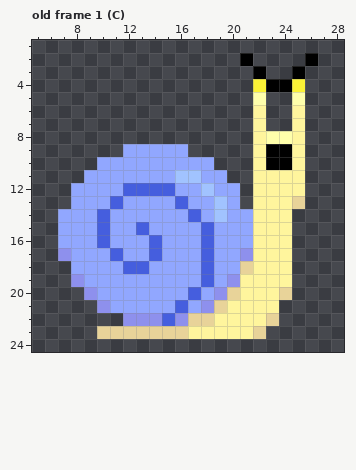
Pixel-art file -- Assets/Art/Enemy/Snail/Special/Snail_Special_Right.aseprite. The picture above was drawn from the file before the commit.
32x32 pixels, 7 frames. Shown: old frame 1 (C): x 5..28, y 1..24. The commit also changed other frames, which this record leaves out.
Once edited:
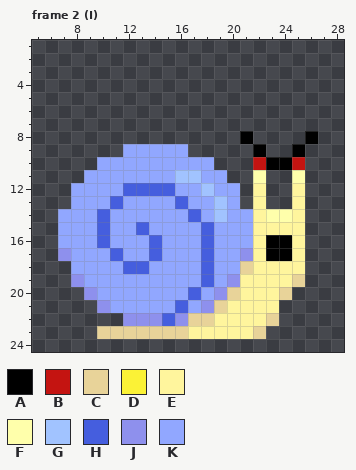
Palette (. is transparent): A #000000  B #c41411  C #e8d399  D #fbf236  E #fff59d  F #ffffab  G #a1c3ff  H #455ede  J #8e90ed  K #91a7ff
A new or re-ordered frame is compared with the old frame closest to it.
Commit: Renamed Snail Abilities
Edits made:
{"change": "frames re-ordered"}
{"where": "frame 2 (I) against old frame 1 (C), layers \"Face\", \"Body\""}
{"frame":2,"y":2,"x":21,"old":"A","new":"."}
{"frame":2,"y":2,"x":26,"old":"A","new":"."}
{"frame":2,"y":3,"x":22,"old":"A","new":"."}
{"frame":2,"y":3,"x":25,"old":"A","new":"."}
{"frame":2,"y":4,"x":22,"old":"DAAD","new":"...."}
{"frame":2,"y":5,"x":22,"old":"F","new":"."}
{"frame":2,"y":5,"x":25,"old":"F","new":"."}
{"frame":2,"y":6,"x":22,"old":"E","new":"."}
{"frame":2,"y":6,"x":25,"old":"E","new":"."}
{"frame":2,"y":7,"x":22,"old":"E","new":"."}
{"frame":2,"y":7,"x":25,"old":"E","new":"."}
{"frame":2,"y":8,"x":21,"old":".EFFE.","new":"A....A"}
{"frame":2,"y":9,"x":22,"old":"EAAE","new":"A..A"}
{"frame":2,"y":10,"x":22,"old":"E","new":"B"}
{"frame":2,"y":10,"x":25,"old":"E","new":"B"}
{"frame":2,"y":11,"x":22,"old":"EEEE","new":"F..F"}
{"frame":2,"y":12,"x":23,"old":"EE","new":".."}
{"frame":2,"y":13,"x":23,"old":"EEC","new":"..E"}
{"frame":2,"y":14,"x":23,"old":"EE.","new":"FFE"}
{"frame":2,"y":15,"x":25,"old":".","new":"E"}
{"frame":2,"y":16,"x":23,"old":"EE.","new":"AAE"}
{"frame":2,"y":17,"x":23,"old":"EE.","new":"AAE"}
{"frame":2,"y":18,"x":25,"old":".","new":"E"}
{"frame":2,"y":19,"x":25,"old":".","new":"C"}
{"label":"changed","picture_box":[240,53,318,287]}
